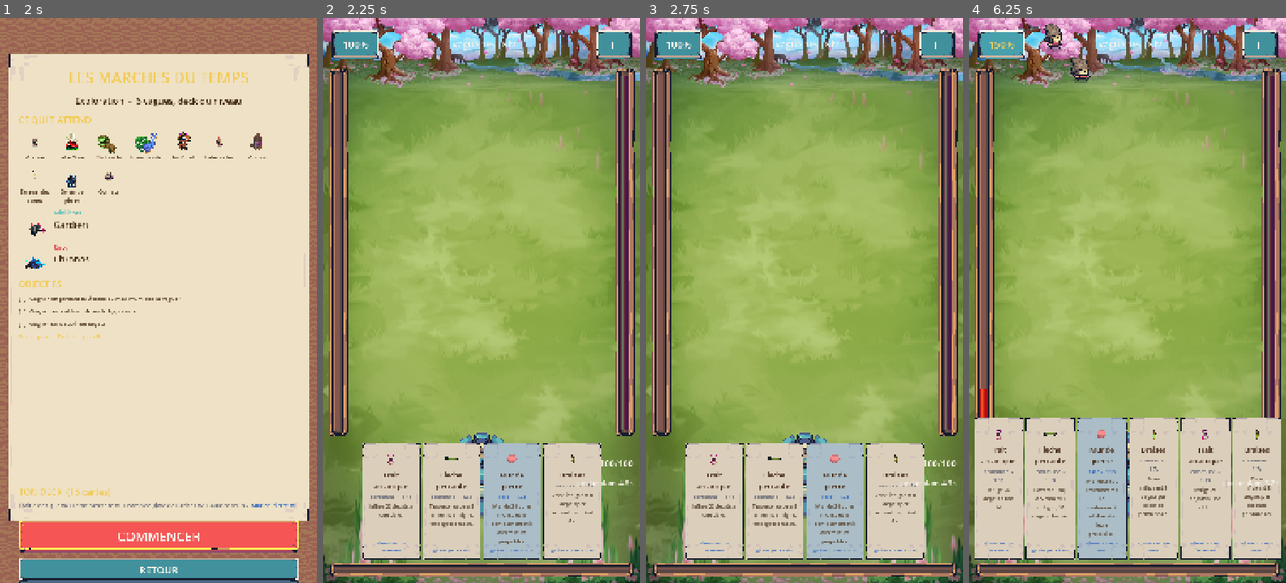
Above: before the commit, frames 1-4 (left to right).
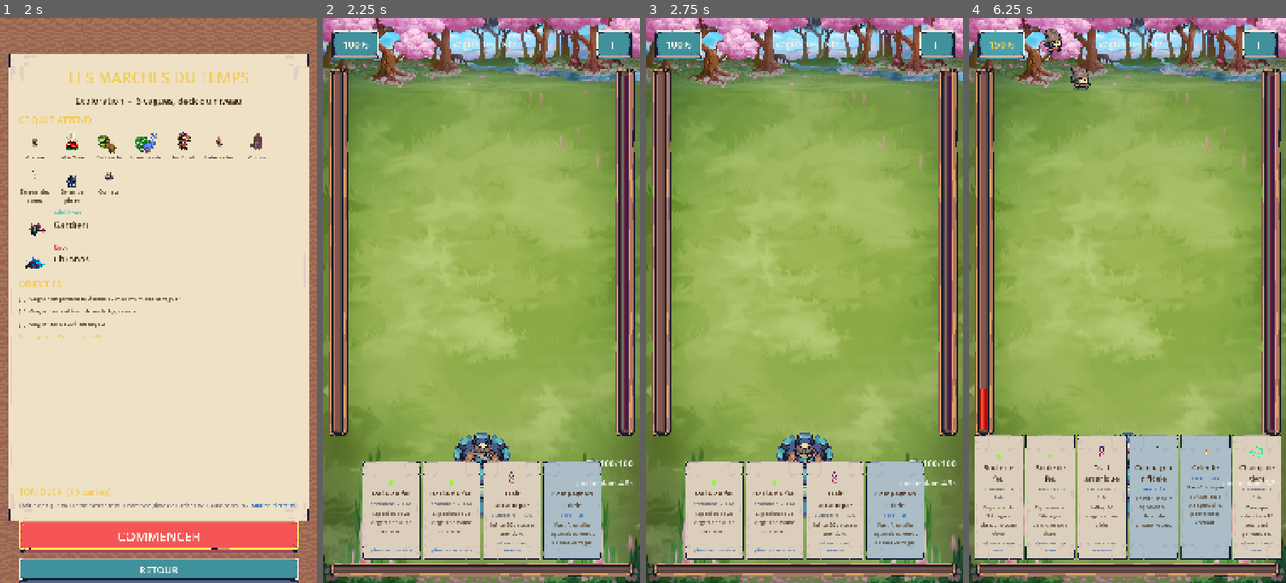
Above: after the commit, the same moments.

Repository: AlexisCocheton/wizard_game
Game: Godot game, scene res://scenes/main_menu/MainMenu.tscn
Two runs of this game, one before a commit and one after it. Both use one fixed random seed, a clock stepped at 60 frames per second and the inputs below.
Inputs (mouse positions are in pixels of both pictures, inside the frame that each line leads up to):
- Up to frame 1 (2 s): click (158, 125) at 0.52 s; click "JOUER" at 1.25 s
- Up to frame 2 (2.25 s): click "COMMENCER" at 2 s
- Up to frame 3 (2.75 s): no input
- Up to frame 4 (6.25 s): click "100%" at 2.75 s; click "110%" at 3.5 s; click "120%" at 4.25 s; click "130%" at 5 s; click "140%" at 5.75 s

Frame 1 is identical in both runs. In frame 2, 9.5% of the frame differs, in the area x 12-88%, y 75-96%; in frame 3, 9.5%; in frame 4, 15%, in the area x 1-99%, y 0-96%.

Commit message:
Relecture de la liste : allie visible, passifs dans le deck, malus merite
Trois points de la liste du testeur n etaient pas reellement faits.

L ALLIE INVOQUE etait invisible. Il frappait bien, mais n existait que comme une
entree de donnees : ni sprite, ni tir visible. Le joueur payait une carte pour un
effet qu il ne voyait pas. Il a desormais une position devant le mage, un sprite,
et ses tirs partent de lui.

LES PASSIFS n etaient dans AUCUN deck. Ils existaient et se jouaient, mais rien
ne permettait d en obtenir un en partie. Trois passifs distincts s ajoutent
maintenant a tous les decks, en PLUS des cartes et sans en remplacer aucune.

LE MALUS DE DOUBLE INCANTATION s appliquait en permanence : le joueur payait 50 %
de lenteur pour un avantage qu il n avait pas encore utilise. Mesure au banc : sur
un niveau, le mage passait 85 % de son temps a incanter contre 55 % ailleurs, et
lvl_04 tombait a 30 %. Le malus ne compte plus que lorsque les deux places de
chargement servent vraiment.

Les passifs etant un vrai gain de puissance, la difficulte de base remonte
(ENEMY_SPEED_SCALE 0,70 -> 0,78) pour qu ils restent un choix et non un cadeau.

Mesure finale, 30 parties par niveau : 30, 23, 22, 19, 28, 29, 28 sur 30.
Massacre vague 10,7.

Harnais : 7 etages verts.

Co-Authored-By: Claude Opus 5 (1M context) <noreply@anthropic.com>

Diff:
--- a/scripts/autoload/game_config.gd
+++ b/scripts/autoload/game_config.gd
@@ -52,6 +52,9 @@
 const XP_PER_LEVEL_GROWTH: float = 1.25
 ## Nombre de cartes proposees a chaque montee de niveau.
 const LEVEL_UP_CHOICES: int = 3
+## Pouvoirs passifs melanges au deck au debut de chaque partie. Ils s ajoutent aux
+## cartes, ils n en remplacent aucune : ce sont des choix en plus, pas a la place.
+const STARTING_PASSIVES: int = 3
 
 ## --- Raretes au drop de montee de niveau ---
 ## Lecture validee du cahier des charges : la raretes la plus haute est la plus rare.
@@ -64,7 +67,11 @@
 ## Ralentissement global de la descente. Mesure au banc : a vitesse d origine, la
 ## fenetre de tir sur un lutin (10 s) etait trop courte pour viser au doigt sur
 ## mobile alors que d autres monstres arrivaient en meme temps.
-const ENEMY_SPEED_SCALE: float = 0.70
+## Mesure au banc : avec les trois pouvoirs passifs dans le deck, tous les niveaux
+## sont montes a 100 % de victoires. Les passifs sont un vrai gain de puissance ;
+## la difficulte de base doit remonter pour qu ils restent un choix et non un
+## cadeau.
+const ENEMY_SPEED_SCALE: float = 0.78
 
 ## --- Terrain ---
 ## Le mage se tient en bas ; les monstres descendent vers cette ligne.
--- a/scripts/autoload/run_state.gd
+++ b/scripts/autoload/run_state.gd
@@ -79,6 +79,8 @@
 	active_passives.clear()
 	_passive_cast_cut = 0.0
 	_passive_cast_factor = 1.0
+	_double_cast_penalty = 1.0
+	_casting_count = 1
 	_cast_slots = 1
 	next_spell_multiplier = 1.0
 	_retain_charges = 0
@@ -164,7 +166,11 @@
 ## a lire au joueur et la barre de charge n aurait plus aucun sens.
 func effective_cast_time(card: SpellCard) -> float:
 	var base: float = maxf(0.1, card.base_cast_time - cost_reduction - _passive_cast_cut)
-	return SpeedGauge.effective_cast_time(base) * _passive_cast_factor
+	var facteur: float = _passive_cast_factor
+	# Le malus de Double incantation ne compte que si les deux places servent.
+	if _casting_count > 1:
+		facteur *= _double_cast_penalty
+	return SpeedGauge.effective_cast_time(base) * facteur
 
 
 func play_card(card: SpellCard) -> bool:
@@ -326,6 +332,11 @@
 var _passive_cast_factor: float = 1.0
 ## Nombre de sorts pouvant charger en meme temps.
 var _cast_slots: int = 1
+## Malus du passif de Double incantation : applique SEULEMENT quand les deux
+## places de chargement servent vraiment. En permanence, le joueur payait 50 % de
+## lenteur pour un avantage qu il n avait pas encore utilise.
+var _double_cast_penalty: float = 1.0
+var _casting_count: int = 1
 
 signal passive_activated(card: SpellCard)
 
@@ -335,6 +346,12 @@
 ## Caster n a qu une seule regle a lire, et cumuler les deux ne donne pas 3 places.
 func cast_slots() -> int:
 	return 2 if (_cast_slots > 1 or double_cast_active()) else 1
+
+
+## Combien de sorts chargent en ce moment. Le Caster le tient a jour : lui seul
+## sait si la seconde place est reellement occupee.
+func set_casting_count(n: int) -> void:
+	_casting_count = maxi(1, n)
 
 
 ## Applique un pouvoir passif. Les cles vivent ici et non dans EffectRegistry :
@@ -351,9 +368,11 @@
 				_passive_cast_cut += maxf(spec.magnitude, 0.0)
 			&"passive_double_cast":
 				_cast_slots = 2
-				# Deux sorts a la fois, mais chacun 50 % plus lent : sans ce prix
-				# le passif doublerait purement la puissance du mage.
-				_passive_cast_factor *= 1.5
+				# Le malus se MERITE : il ne s applique que lorsque les deux places
+				# servent vraiment (voir set_casting_count). Applique en permanence,
+				# le joueur payait 50 % de lenteur pour un avantage qu il n avait
+				# pas encore utilise — mesure au banc : 85 % du temps a incanter.
+				_double_cast_penalty = 1.5
 			&"passive_wave_ally":
 				pass  # lu par GameController au debut de chaque vague
 	passive_activated.emit(card)
--- a/scripts/game/battlefield.gd
+++ b/scripts/game/battlefield.gd
@@ -153,9 +153,15 @@
 		if a["cooldown"] <= 0.0:
 			var target: Enemy = _closest_enemy()
 			if target != null:
+				# Le tir se voit partir de l allie : sans cela le joueur ne fait
+				# pas le lien entre l invocation et les degats.
+				Fx.projectile(self, a.get("pos", Vector2.ZERO), target.position, Fx.COL_SUMMON)
 				_hit(target, a["damage"], [GameEnums.DamageTag.SUMMON])
 			a["cooldown"] = 1.0
 		if a["time"] <= 0.0:
+			var node: Node = a.get("node")
+			if node != null and is_instance_valid(node):
+				node.queue_free()
 			allies.remove_at(i)
 
 
@@ -299,6 +305,12 @@
 			e.queue_free()
 	enemies.clear()
 	zones.clear()
+	# Les sprites d allies doivent partir avec eux, sinon ils restent a l ecran
+	# d une partie a la suivante.
+	for a in allies:
+		var an: Node = a.get("node")
+		if an != null and is_instance_valid(an):
+			an.queue_free()
 	allies.clear()
 	for v in vortices:
 		var vnode: Node = v.get("node")
@@ -424,8 +436,21 @@
 	_reverse_time = maxf(_reverse_time, duration)
 
 
+## Invoque un allie qui frappe le monstre le plus proche.
+##
+## Il a une POSITION et un sprite : le testeur signalait qu on ne voyait pas
+## l invocation. Elle existait bien, mais seulement comme une entree de donnees —
+## le joueur payait une carte pour un effet invisible.
 func spawn_ally(duration: float, damage: float) -> void:
-	allies.append({"time": duration, "damage": damage, "cooldown": 0.5})
+	# Devant le mage, decale au hasard : deux allies ne se superposent pas.
+	var pos := Vector2(
+		clampf(GameConfig.BATTLEFIELD_WIDTH * 0.5 + randf_range(-220.0, 220.0),
+			120.0, GameConfig.BATTLEFIELD_WIDTH - 120.0),
+		GameConfig.MAGE_LINE_Y - 190.0)
+	var node: Node = Fx.sprite(self, "magicbubbles", pos, 130.0, true,
+		Color(Fx.COL_SUMMON.r, Fx.COL_SUMMON.g, Fx.COL_SUMMON.b, 0.95))
+	allies.append({"time": duration, "damage": damage, "cooldown": 0.5,
+		"pos": pos, "node": node})
 
 
 ## Pose un mur qui bloque le pathfinding pendant `duration` secondes.
--- a/scripts/game/caster.gd
+++ b/scripts/game/caster.gd
@@ -62,6 +62,8 @@
 	# Passif "Double incantation" : une seconde place de chargement, donc le sort
 	# prepare part TOUT DE SUITE au lieu d attendre la fin du premier.
 	if RunState.cast_slots() > 1 and _second == null:
+		# Les deux places servent : le malus du passif s applique a partir d ici.
+		RunState.set_casting_count(2)
 		_second = card
 		_second_ctx = ctx
 		var haste: float = battlefield.cast_haste if battlefield != null else 1.0
@@ -100,6 +102,8 @@
 			_second_ctx = null
 			if ctx2 != null:
 				EffectRegistry.cast(carte, ctx2)
+			# La seconde place se libere : le malus cesse.
+			RunState.set_casting_count(1)
 			cast_finished.emit(carte)
 	if current == null:
 		return
@@ -137,6 +141,7 @@
 	_second = null
 	_second_ctx = null
 	_second_remaining = 0.0
+	RunState.set_casting_count(1)
 	queue_changed.emit(null)
 
 
--- a/scripts/game/game_controller.gd
+++ b/scripts/game/game_controller.gd
@@ -98,10 +98,12 @@
 		if DeckRules.is_valid(ids):
 			var chosen: Array[SpellCard] = DeckRules.resolve(ids)
 			if chosen.size() >= DeckRules.MIN_CARDS:
-				return chosen
+				return DeckRules.with_passives(chosen)
+	# Les pouvoirs passifs s ajoutent a TOUS les decks : ce sont des choix en plus,
+	# pas a la place des cartes.
 	if level_def != null and not level_def.exploration_deck.is_empty():
-		return level_def.exploration_deck
-	return DeckRules.resolve(DeckRules.default_deck_ids())
+		return DeckRules.with_passives(level_def.exploration_deck)
+	return DeckRules.with_passives(DeckRules.resolve(DeckRules.default_deck_ids()))
 
 
 ## Pool du mode infini : les monstres du niveau, boss exclus.
--- a/scripts/ui/deck_rules.gd
+++ b/scripts/ui/deck_rules.gd
@@ -48,6 +48,26 @@
 
 ## Convertit une liste d ids en cartes. Les ids inconnus sont ignores,
 ## les doublons conserves (un id par exemplaire).
+## Ajoute les POUVOIRS PASSIFS de depart au deck.
+##
+## Ils s ajoutent, ils ne remplacent rien : le cahier des charges du testeur dit
+## "les passifs sont dans le deck EN PLUS des 15 cartes". Trois passifs distincts,
+## car trois copies du meme ne serait pas un choix.
+static func with_passives(cards: Array) -> Array[SpellCard]:
+	var out: Array[SpellCard] = []
+	for c in cards:
+		if c != null:
+			out.append(c)
+	var dispo: Array[SpellCard] = []
+	for c2: SpellCard in ContentDB.cards.values():
+		if c2 != null and c2.is_passive:
+			dispo.append(c2)
+	dispo.sort_custom(func(a: SpellCard, b: SpellCard) -> bool: return a.id < b.id)
+	for i in mini(GameConfig.STARTING_PASSIVES, dispo.size()):
+		out.append(dispo[i])
+	return out
+
+
 static func resolve(deck_ids: Array) -> Array[SpellCard]:
 	var out: Array[SpellCard] = []
 	for id in deck_ids:
--- a/tests/unit/test_new_spells.gd
+++ b/tests/unit/test_new_spells.gd
@@ -65,6 +65,7 @@
 	_test_meteor_storm_frappe_toute_la_carte()
 	_test_poison_field_est_une_zone_longue()
 	_test_les_cartes_existent_dans_le_pool()
+	_test_l_allie_invoque_est_visible()
 
 
 # --- 0. Enregistrement ---
@@ -409,3 +410,24 @@
 			utilisees[k] = true
 	for k in cles:
 		ok(utilisees.has(k), "le handler '%s' est porte par une carte" % k)
+
+
+## L allie invoque doit SE VOIR. Le testeur signalait : "on ne voit pas
+## l invocation de l Allie dans le sort apprenti miroir". Il frappait bien, mais
+## n existait que comme une entree de donnees : aucun sprite, aucun tir visible.
+func _test_l_allie_invoque_est_visible() -> void:
+	var bf := Battlefield.new()
+	bf.nav = NavGrid.new()
+	attach(bf)
+
+	bf.spawn_ally(6.0, 10.0)
+	eq(bf.allies.size(), 1, "un allie est invoque")
+	var a: Dictionary = bf.allies[0]
+	ok(a.has("pos"), "il a une position sur le terrain")
+	ok(a["pos"].y < GameConfig.MAGE_LINE_Y, "il se tient devant le mage, pas dessus")
+	ok(a["pos"].y > GameConfig.MAGE_LINE_Y - 500.0, "mais pas au milieu du champ")
+
+	# Sa duree reste tenue par la simulation, et il disparait a l expiration.
+	for i in 420:
+		bf.simulate(1.0 / 60.0)
+	eq(bf.allies.size(), 0, "il disparait quand sa duree est ecoulee")
--- a/tests/unit/test_passives.gd
+++ b/tests/unit/test_passives.gd
@@ -20,6 +20,8 @@
 	_test_reduction_du_temps_de_charge()
 	_test_double_cast_ralentit_les_sorts()
 	_test_les_passifs_repartent_a_zero_entre_les_parties()
+	_test_les_passifs_sont_dans_le_deck_de_depart()
+	_test_le_malus_de_double_cast_se_merite()
 
 
 func _passive(id: String, key: String, magnitude: float = 0.0) -> SpellCard:
@@ -84,7 +86,11 @@
 	var sans: float = RunState.effective_cast_time(c)
 	RunState.activate_passive(_passive("t_double", "passive_double_cast", 1.0))
 	eq(RunState.cast_slots(), 2, "deux sorts peuvent charger en meme temps")
+	# Le prix ne se paie QUE quand les deux places servent : voir
+	# _test_le_malus_de_double_cast_se_merite().
+	RunState.set_casting_count(2)
 	feq(RunState.effective_cast_time(c), sans * 1.5, "mais chacun prend 50 % de plus")
+	RunState.set_casting_count(1)
 
 
 func _test_les_passifs_repartent_a_zero_entre_les_parties() -> void:
@@ -94,3 +100,57 @@
 	RunState.reset()
 	eq(RunState.active_passives.size(), 0, "une nouvelle partie repart sans passif")
 	eq(RunState.cast_slots(), 1, "et avec une seule place d incantation")
+
+
+## Les passifs sont DANS le deck de depart, en plus des cartes ordinaires.
+##
+## Demande du testeur : "on aurait droit a 3 passifs en debut de jeu ; au debut les
+## passifs sont dans le deck EN PLUS des 15 cartes et il faut les jouer". Ils
+## existaient et se jouaient, mais aucun deck ne les contenait : le joueur n avait
+## aucun moyen d en obtenir un en partie.
+func _test_les_passifs_sont_dans_le_deck_de_depart() -> void:
+	var niveau: LevelDef = ContentDB.levels.get(&"lvl_01")
+	if niveau == null:
+		return
+	var deck: Array[SpellCard] = DeckRules.with_passives(niveau.exploration_deck)
+	var passifs: int = 0
+	for c in deck:
+		if c != null and c.is_passive:
+			passifs += 1
+	eq(passifs, GameConfig.STARTING_PASSIVES, "trois passifs au depart")
+	ok(deck.size() > niveau.exploration_deck.size(),
+		"ils s ajoutent au deck, ils ne remplacent pas des cartes")
+
+	# Trois passifs DIFFERENTS : trois copies du meme ne serait pas un choix.
+	var vus: Dictionary = {}
+	for c in deck:
+		if c != null and c.is_passive:
+			not_ok(vus.has(c.id), "le passif %s n est pas en double" % c.id)
+			vus[c.id] = true
+
+
+## La Double incantation ne doit ralentir QUE si la seconde place sert vraiment.
+##
+## Mesure au banc : le mage passait 85 % de son temps a incanter sur un niveau,
+## contre 55 % ailleurs. Le malus de 50 % s appliquait meme quand il ne lancait
+## qu un sort a la fois — le joueur payait un prix pour un avantage qu il n avait
+## pas encore utilise.
+func _test_le_malus_de_double_cast_se_merite() -> void:
+	RunState.reset()
+	var c := SpellCard.new()
+	c.id = &"t_spell"
+	c.base_cast_time = 2.0
+	var sans: float = RunState.effective_cast_time(c)
+
+	RunState.activate_passive(_passive("t_double", "passive_double_cast", 1.0))
+	eq(RunState.cast_slots(), 2, "la seconde place est ouverte")
+	feq(RunState.effective_cast_time(c), sans,
+		"un sort seul garde sa vitesse normale")
+
+	# Des que les deux places servent, les deux sorts ralentissent.
+	RunState.set_casting_count(2)
+	feq(RunState.effective_cast_time(c), sans * 1.5,
+		"deux sorts en parallele coutent 50 % de plus chacun")
+	RunState.set_casting_count(1)
+	feq(RunState.effective_cast_time(c), sans, "retour a la normale ensuite")
+	RunState.reset()
